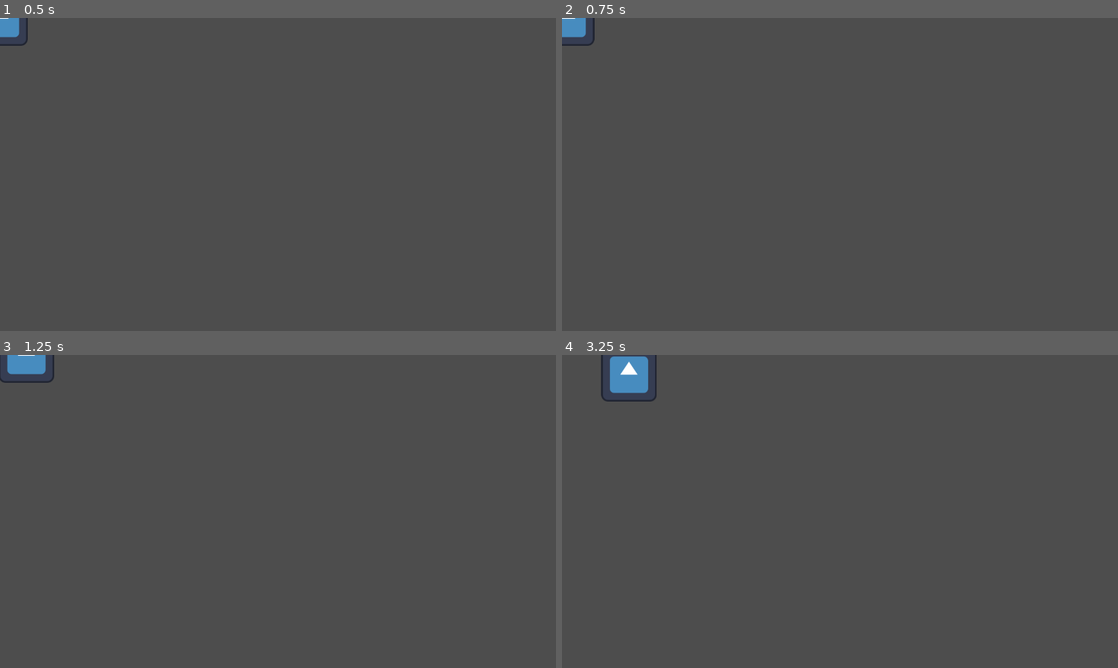
Above: before the commit, frames 1-4 (two rows, left to right).
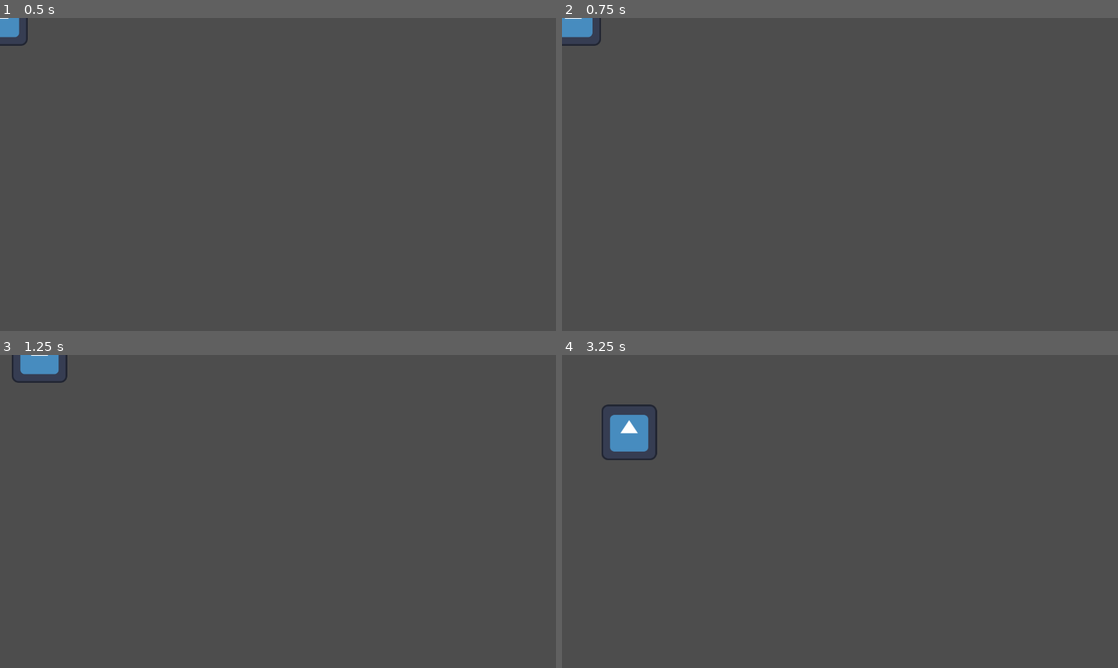
Above: after the commit, the same moments.

Repository: EduardoJuliao/GodotDevTo
Game: Godot game, scene res://Characters/Player/Player.tscn
Two runs of this game, one before a commit and one after it. Both use one fixed random seed, a clock stepped at 60 frames per second and the inputs below. The engine's default icon, where the game draws it, is replaced by a stand-in: a white triangle on a blue panel in a dark square.
Inputs (mouse positions are in pixels of both pictures, inside the frame that each line leads up to):
- Up to frame 1 (0.5 s): no input
- Up to frame 2 (0.75 s): tap Enter at 0.5 s; move the mouse to (962, 158) at 0.52 s; hold D (move_right) from 0.53 s (still down); hold K (roll, bound only after the commit) from 0.53 s (still down); click (962, 158) at 0.67 s
- Up to frame 3 (1.25 s): keep holding D (move_right); keep holding K (roll, bound only after the commit)
- Up to frame 4 (3.25 s): move the mouse to (728, 527) at 1.27 s; release D (move_right) at 1.28 s; release K (roll, bound only after the commit) at 1.28 s; hold S (move_down) 1.28-2.03 s; tap K (roll, bound only after the commit) at 1.35, 2.85 s; move the mouse to (895, 442) at 2.02 s; hold D (move_right) 2.03-2.78 s; hold K (roll, bound only after the commit) 2.03-2.78 s; move the mouse to (812, 574) at 2.77 s; hold W (move_up) from 2.78 s (still down); click (812, 574) at 2.92 s

Frame 1 is identical in both runs. In frame 2, 0.1% of the frame differs, in the area x 0-7%, y 0-9%; in frame 3, 0.4%; in frame 4, 2.0%, in the area x 7-18%, y 0-34%.

Commit message:
Changes to make the player roll

Diff:
--- a/Characters/Player/Player.gd
+++ b/Characters/Player/Player.gd
@@ -3,15 +3,23 @@
 @export var _run_speed: float = 100;
 @export var _acceleration: float = 500;
 @export var _friction: float = 500;
+@export var _roll_speed: float = 130;
+
+var _roll_vector: Vector2 = Vector2.RIGHT;
+
+@onready var animationTree = $AnimationTree;
+@onready var animationState = animationTree.get("parameters/playback");
 
 enum states {
-	MOVE
+	MOVE,
+	ROLL
 }
 
 var _current_state: states;
 
 func _ready():
 	_current_state = states.MOVE;
+	animationTree.active = true;
 
 ## Called when player input is detected.
 ## @param event: InputEvent
@@ -20,11 +28,21 @@
 	if event is InputEventMouseButton or event is InputEventMouseMotion:
 		return;
 
+	# Only process input if the player is in the MOVE state.
+	if _current_state == states.MOVE:
+		# If the player presses the roll button, then the player should roll.
+		if event.is_action_pressed("roll"):
+			# sets the _current_state to states.ROLL
+			_current_state = states.ROLL;
+
+
 # delta = time between frames
 func _physics_process(delta):
 	match _current_state:
 		states.MOVE:
 			move(delta);
+		states.ROLL:
+			roll();
 
 # delta = time between frames
 # This function will move the player according to the player's input.
@@ -47,6 +65,9 @@
 
 	# If input_vector is zero, then the player is not pressing any movement keys.
 	if input_vector == Vector2.ZERO:
+		animationTree.set("parameters/Idle/blend_position", input_vector);
+		animationState.travel("Idle");
+
 		# If the player is not pressing any movement keys, then the player should slow down.
 		# move_toward() will move the player toward the target velocity, but will not exceed the target velocity.
 		velocity = velocity.move_toward(Vector2.ZERO, _friction * delta);
@@ -55,6 +76,15 @@
 		move_and_slide();
 		return;
 
+	# This will be used in the roll() function.
+	# This will be used to determine which direction the player should roll.
+	_roll_vector = input_vector;
+
+	animationTree.set("parameters/Walk/blend_position", input_vector);
+	animationTree.set("parameters/Roll/blend_position", input_vector);
+
+	animationState.travel("Run");
+
 	# If the player is pressing movement keys, then the player should speed up.
 	# move_toward() will move the player toward the target velocity, but will not exceed the target velocity.
 	velocity = velocity.move_toward(input_vector * _run_speed, _acceleration * delta);
@@ -62,3 +92,11 @@
 	# move_and_slide() will move the player according to the velocity, and will also apply gravity.
 	# move_and_slide() will also stop the player from moving if the player is colliding with a wall.
 	move_and_slide();
+
+func roll():
+	velocity = _roll_vector * _roll_speed;
+	animationState.travel("Roll");
+	move_and_slide();
+
+func on_roll_ended():
+	_current_state = states.MOVE;
--- a/Characters/Player/Player.tscn
+++ b/Characters/Player/Player.tscn
@@ -1,10 +1,226 @@
-[gd_scene load_steps=4 format=3 uid="uid://bwx5rw772srx3"]
+[gd_scene load_steps=31 format=3 uid="uid://bwx5rw772srx3"]
 
 [ext_resource type="Script" path="res://Characters/Player/Player.gd" id="1_0btay"]
 [ext_resource type="Texture2D" uid="uid://c0dwq4kipkgq7" path="res://icon.svg" id="1_jelu7"]
 
 [sub_resource type="RectangleShape2D" id="RectangleShape2D_wk1rg"]
 size = Vector2(128, 128)
+
+[sub_resource type="Animation" id="Animation_iwfok"]
+resource_name = "idle"
+
+[sub_resource type="Animation" id="Animation_i0mk4"]
+
+[sub_resource type="Animation" id="Animation_61x54"]
+
+[sub_resource type="Animation" id="Animation_2xqbb"]
+
+[sub_resource type="Animation" id="Animation_upm77"]
+
+[sub_resource type="Animation" id="Animation_1n8a2"]
+
+[sub_resource type="Animation" id="Animation_bfdho"]
+
+[sub_resource type="Animation" id="Animation_h6g2a"]
+
+[sub_resource type="Animation" id="Animation_ns4p6"]
+step = 0.25
+tracks/0/type = "value"
+tracks/0/imported = false
+tracks/0/enabled = true
+tracks/0/path = NodePath("Sprite2D:frame")
+tracks/0/interp = 1
+tracks/0/loop_wrap = true
+tracks/0/keys = {
+"times": PackedFloat32Array(0),
+"transitions": PackedFloat32Array(1),
+"update": 1,
+"values": [0]
+}
+tracks/1/type = "method"
+tracks/1/imported = false
+tracks/1/enabled = true
+tracks/1/path = NodePath(".")
+tracks/1/interp = 1
+tracks/1/loop_wrap = true
+tracks/1/keys = {
+"times": PackedFloat32Array(1),
+"transitions": PackedFloat32Array(1),
+"values": [{
+"args": [],
+"method": &"on_roll_ended"
+}]
+}
+
+[sub_resource type="Animation" id="Animation_ensy5"]
+length = 0.001
+tracks/0/type = "value"
+tracks/0/imported = false
+tracks/0/enabled = true
+tracks/0/path = NodePath("Sprite2D:frame")
+tracks/0/interp = 1
+tracks/0/loop_wrap = true
+tracks/0/keys = {
+"times": PackedFloat32Array(0),
+"transitions": PackedFloat32Array(1),
+"update": 1,
+"values": [0]
+}
+
+[sub_resource type="Animation" id="Animation_xkh5n"]
+resource_name = "roll_left"
+step = 0.25
+tracks/0/type = "value"
+tracks/0/imported = false
+tracks/0/enabled = true
+tracks/0/path = NodePath("Sprite2D:frame")
+tracks/0/interp = 1
+tracks/0/loop_wrap = true
+tracks/0/keys = {
+"times": PackedFloat32Array(0),
+"transitions": PackedFloat32Array(1),
+"update": 1,
+"values": [0]
+}
+tracks/1/type = "method"
+tracks/1/imported = false
+tracks/1/enabled = true
+tracks/1/path = NodePath(".")
+tracks/1/interp = 1
+tracks/1/loop_wrap = true
+tracks/1/keys = {
+"times": PackedFloat32Array(1),
+"transitions": PackedFloat32Array(1),
+"values": [{
+"args": [],
+"method": &"on_roll_ended"
+}]
+}
+
+[sub_resource type="Animation" id="Animation_sho56"]
+resource_name = "roll_up"
+step = 0.25
+tracks/0/type = "value"
+tracks/0/imported = false
+tracks/0/enabled = true
+tracks/0/path = NodePath("Sprite2D:frame")
+tracks/0/interp = 1
+tracks/0/loop_wrap = true
+tracks/0/keys = {
+"times": PackedFloat32Array(0),
+"transitions": PackedFloat32Array(1),
+"update": 1,
+"values": [0]
+}
+tracks/1/type = "method"
+tracks/1/imported = false
+tracks/1/enabled = true
+tracks/1/path = NodePath(".")
+tracks/1/interp = 1
+tracks/1/loop_wrap = true
+tracks/1/keys = {
+"times": PackedFloat32Array(1),
+"transitions": PackedFloat32Array(1),
+"values": [{
+"args": [],
+"method": &"on_roll_ended"
+}]
+}
+
+[sub_resource type="Animation" id="Animation_yj1s5"]
+resource_name = "roll_down"
+step = 0.25
+tracks/0/type = "value"
+tracks/0/imported = false
+tracks/0/enabled = true
+tracks/0/path = NodePath("Sprite2D:frame")
+tracks/0/interp = 1
+tracks/0/loop_wrap = true
+tracks/0/keys = {
+"times": PackedFloat32Array(0),
+"transitions": PackedFloat32Array(1),
+"update": 1,
+"values": [0]
+}
+tracks/1/type = "method"
+tracks/1/imported = false
+tracks/1/enabled = true
+tracks/1/path = NodePath(".")
+tracks/1/interp = 1
+tracks/1/loop_wrap = true
+tracks/1/keys = {
+"times": PackedFloat32Array(1),
+"transitions": PackedFloat32Array(1),
+"values": [{
+"args": [],
+"method": &"on_roll_ended"
+}]
+}
+
+[sub_resource type="AnimationLibrary" id="AnimationLibrary_xtt0l"]
+_data = {
+"RESET": SubResource("Animation_ensy5"),
+"idle_down": SubResource("Animation_61x54"),
+"idle_left": SubResource("Animation_2xqbb"),
+"idle_right": SubResource("Animation_i0mk4"),
+"idle_up": SubResource("Animation_iwfok"),
+"roll_down": SubResource("Animation_yj1s5"),
+"roll_left": SubResource("Animation_xkh5n"),
+"roll_right": SubResource("Animation_ns4p6"),
+"roll_up": SubResource("Animation_sho56"),
+"walk_down": SubResource("Animation_1n8a2"),
+"walk_left": SubResource("Animation_bfdho"),
+"walk_right": SubResource("Animation_upm77"),
+"walk_up": SubResource("Animation_h6g2a")
+}
+
+[sub_resource type="AnimationNodeBlendSpace2D" id="AnimationNodeBlendSpace2D_eukqt"]
+
+[sub_resource type="AnimationNodeAnimation" id="AnimationNodeAnimation_3suie"]
+animation = &"roll_left"
+
+[sub_resource type="AnimationNodeAnimation" id="AnimationNodeAnimation_twbbl"]
+animation = &"roll_down"
+
+[sub_resource type="AnimationNodeAnimation" id="AnimationNodeAnimation_kdefg"]
+animation = &"roll_right"
+
+[sub_resource type="AnimationNodeAnimation" id="AnimationNodeAnimation_trcy3"]
+animation = &"roll_up"
+
+[sub_resource type="AnimationNodeBlendSpace2D" id="AnimationNodeBlendSpace2D_c05uc"]
+blend_point_0/node = SubResource("AnimationNodeAnimation_3suie")
+blend_point_0/pos = Vector2(-1, 0)
+blend_point_1/node = SubResource("AnimationNodeAnimation_twbbl")
+blend_point_1/pos = Vector2(0, 1)
+blend_point_2/node = SubResource("AnimationNodeAnimation_kdefg")
+blend_point_2/pos = Vector2(1, 0)
+blend_point_3/node = SubResource("AnimationNodeAnimation_trcy3")
+blend_point_3/pos = Vector2(0, -1)
+blend_mode = 1
+
+[sub_resource type="AnimationNodeBlendSpace2D" id="AnimationNodeBlendSpace2D_p8f48"]
+
+[sub_resource type="AnimationNodeStateMachineTransition" id="AnimationNodeStateMachineTransition_q45tk"]
+
+[sub_resource type="AnimationNodeStateMachineTransition" id="AnimationNodeStateMachineTransition_vv7re"]
+
+[sub_resource type="AnimationNodeStateMachineTransition" id="AnimationNodeStateMachineTransition_i720c"]
+
+[sub_resource type="AnimationNodeStateMachineTransition" id="AnimationNodeStateMachineTransition_yfv05"]
+
+[sub_resource type="AnimationNodeStateMachineTransition" id="AnimationNodeStateMachineTransition_oflkq"]
+
+[sub_resource type="AnimationNodeStateMachine" id="AnimationNodeStateMachine_bkxrk"]
+states/Idle/node = SubResource("AnimationNodeBlendSpace2D_eukqt")
+states/Idle/position = Vector2(353, 100)
+states/Roll/node = SubResource("AnimationNodeBlendSpace2D_c05uc")
+states/Roll/position = Vector2(495, 100)
+states/Start/position = Vector2(213, 100)
+states/Walk/node = SubResource("AnimationNodeBlendSpace2D_p8f48")
+states/Walk/position = Vector2(353, 18)
+transitions = ["Start", "Idle", SubResource("AnimationNodeStateMachineTransition_q45tk"), "Idle", "Walk", SubResource("AnimationNodeStateMachineTransition_vv7re"), "Walk", "Idle", SubResource("AnimationNodeStateMachineTransition_i720c"), "Idle", "Roll", SubResource("AnimationNodeStateMachineTransition_yfv05"), "Roll", "Idle", SubResource("AnimationNodeStateMachineTransition_oflkq")]
+graph_offset = Vector2(-160, -52)
 
 [node name="Player" type="CharacterBody2D"]
 script = ExtResource("1_0btay")
@@ -15,3 +231,15 @@
 [node name="CollisionShape2D" type="CollisionShape2D" parent="."]
 shape = SubResource("RectangleShape2D_wk1rg")
 debug_color = Color(0.741176, 0.466667, 0, 0.709804)
+
+[node name="AnimationPlayer" type="AnimationPlayer" parent="."]
+libraries = {
+"": SubResource("AnimationLibrary_xtt0l")
+}
+
+[node name="AnimationTree" type="AnimationTree" parent="."]
+tree_root = SubResource("AnimationNodeStateMachine_bkxrk")
+anim_player = NodePath("../AnimationPlayer")
+parameters/Idle/blend_position = Vector2(0, 0)
+parameters/Roll/blend_position = Vector2(-0.997486, -0.0107527)
+parameters/Walk/blend_position = Vector2(0, 0)
--- a/project.godot
+++ b/project.godot
@@ -49,3 +49,8 @@
 , Object(InputEventKey,"resource_local_to_scene":false,"resource_name":"","device":-1,"window_id":0,"alt_pressed":false,"shift_pressed":false,"ctrl_pressed":false,"meta_pressed":false,"pressed":false,"keycode":0,"physical_keycode":4194319,"key_label":0,"unicode":0,"echo":false,"script":null)
 ]
 }
+roll={
+"deadzone": 0.5,
+"events": [Object(InputEventKey,"resource_local_to_scene":false,"resource_name":"","device":-1,"window_id":0,"alt_pressed":false,"shift_pressed":false,"ctrl_pressed":false,"meta_pressed":false,"pressed":false,"keycode":0,"physical_keycode":75,"key_label":0,"unicode":107,"echo":false,"script":null)
+]
+}
